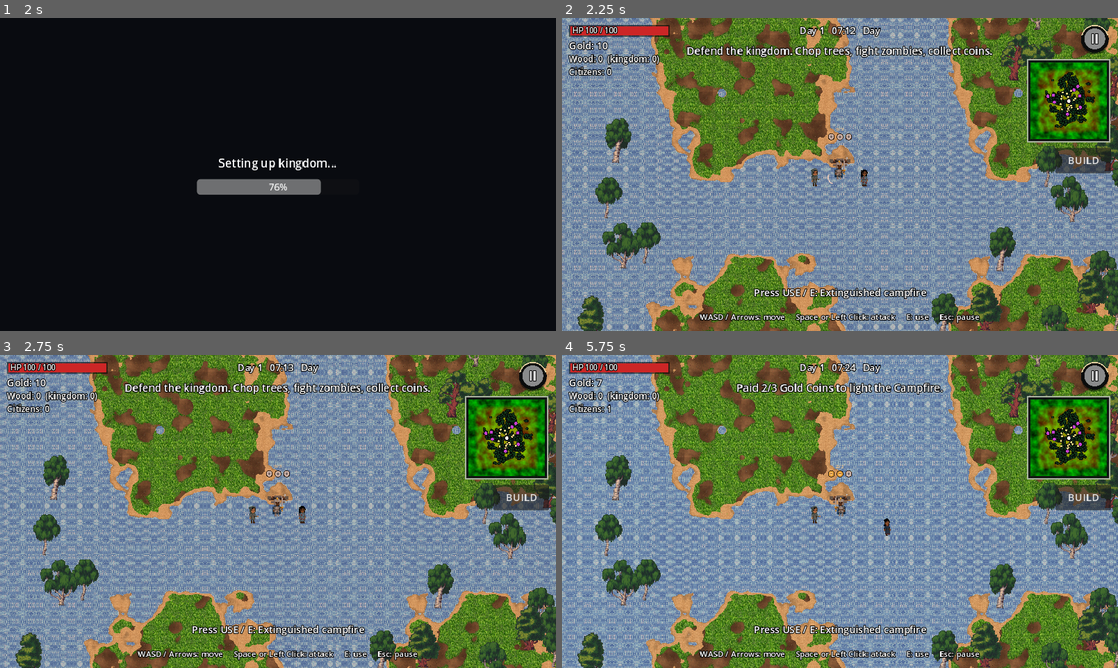
Above: before the commit, frames 1-4 (two rows, left to right).
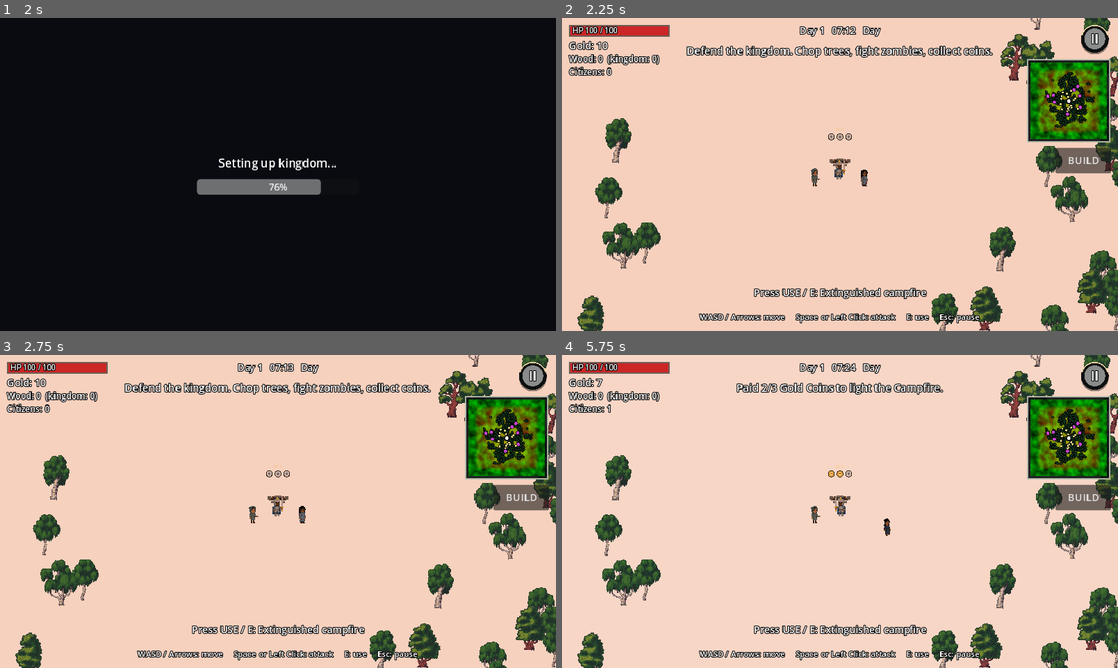
Above: after the commit, the same moments.

Repository: afie-boop/The-Fallen-Kingdom
Game: Godot game, scene res://scenes/main_menu.tscn
Two runs of this game, one before a commit and one after it. Both use one fixed random seed, a clock stepped at 60 frames per second and the inputs below.
Inputs (mouse positions are in pixels of both pictures, inside the frame that each line leads up to):
- Up to frame 1 (2 s): click "New Game" at 0.5 s; tap Enter at 1.25 s; move the mouse to (400, 158) at 1.27 s; hold D from 1.28 s (still down); hold E from 1.28 s (still down); click (400, 158) at 1.42 s; tap Space at 1.52 s
- Up to frame 2 (2.25 s): release D at 2 s; release E at 2 s; drag from (728, 190) to (812, 237) at 2.02 s
- Up to frame 3 (2.75 s): no input
- Up to frame 4 (5.75 s): move the mouse to (1067, 436) at 2.77 s; hold D 2.78-3.5 s; hold E 2.78-3.5 s; click (1067, 436) at 2.92 s; drag from (812, 574) to (673, 464) at 3.52 s; move the mouse to (1006, 558) at 4.27 s; hold A 4.28-5 s; hold E 4.28-5 s; tap Space at 4.52 s; drag from (673, 464) to (834, 486) at 5.02 s

Frame 1 is identical in both runs. In frame 2, 85% of the frame differs, in the area x 0-100%, y 0-100%; in frame 3, 85%; in frame 4, 85%.
Error in both runs: Invalid access to property or key 'dead' on a base object of type 'Nil'. (res://scripts/game.gd:496)

Commit message:
Support chunk-local terrain shader coordinates

Diff:
--- a/extracted/The-Fallen-Kingdom/assets/shaders/ground.gdshader
+++ b/extracted/The-Fallen-Kingdom/assets/shaders/ground.gdshader
@@ -7,7 +7,7 @@
 uniform sampler2D dirt_tex : source_color, filter_linear, repeat_enable;     // seamless soil
 uniform sampler2D sand_tex : source_color, filter_nearest, repeat_enable;
 uniform sampler2D water_tex : source_color, filter_nearest, repeat_enable;
-uniform vec2 world_size = vec2(2400.0, 2400.0);
+uniform vec2 world_size = vec2(4800.0, 4800.0);\nuniform vec2 world_origin = vec2(0.0, 0.0);\nuniform vec2 chunk_size = vec2(512.0, 512.0);\nuniform float graphics_quality = 1.0;
 uniform vec2 grass_px = vec2(360.0, 360.0);
 uniform vec2 dirt_px = vec2(768.0, 768.0);
 uniform vec2 sand_px = vec2(240.0, 240.0);
@@ -21,11 +21,11 @@
 	vec3 grass = texture(grass_tex, wp / grass_px).rgb;
 	vec3 dirt = texture(dirt_tex, wp / dirt_px).rgb;
 	vec3 sand = texture(sand_tex, wp / sand_px).rgb;
-	vec2 wuv = wp / water_px + vec2(TIME * 0.012, TIME * 0.006);
+	vec2 wuv = wp / water_px + vec2(TIME * 0.012, TIME * 0.006) * graphics_quality;
 	vec3 water = texture(water_tex, wuv).rgb;
 
 	// Grass brightness roughens the coastline and the edges of bare-soil patches.
-	float jitter = (grass.g - 0.35) * 0.35;
+	float jitter = (grass.g - 0.35) * 0.35 * graphics_quality;
 	float is_soil = smoothstep(0.62, 0.66, dirt_amount + jitter * 0.25);
 	vec3 ground = mix(grass, dirt, is_soil);
 	ground = mix(ground, ground * 0.85, smoothstep(0.58, 0.64, dirt_amount + jitter * 0.25) * (1.0 - is_soil)); // darkened grass fringe
